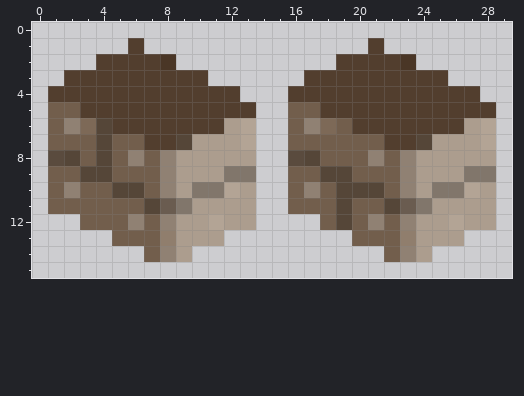
File history of a pixel-art sprite, Blud/src/blud/game/sprite/sprites/BoardsLeft.png. Above: the version before the commit.
The file is 30x16 pixels. Colours within 5 levels of each other are drawn and written as one.
Once edited:
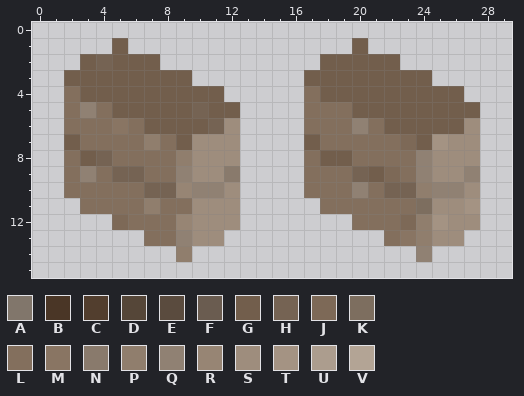
Palette (. is transparent): A #81766b  B #4a3626  C #523e2e  D #554638  E #5a4b3e  F #6a5c50  G #725e4c  H #756353  J #7d6957  K #7d6e5f  L #836f5d  M #897563  N #897a6c  P #907e6d  Q #908173  R #978574  S #9e8d7d  T #a49383  U #ac9d8e  V #b3a495
Diff:
@@ x 0..29 @@
  0 ..............................
- 1 ......C..............C........
- 2 ....CCCCB..........CCCCB......
- 3 ..CCCCCCCCC......CCCCCCCCC....
- 4 .CCCCCCCCCCCC...CCCCCCCCCCCC..
- 5 .GGCCCCCCCCCCC..GGCCCCCCCCCCC.
- 6 .GQJDCCCCCCCUV..GQJGCCCCCCCUV.
- 7 .GGGDGGCCDUUUV..GGGGGGCCDUUUV.
- 8 .EDGDGQGQUUUUU..EDGGGQGQUUUUU.
- 9 .GGDDGGGQUUUAA..GGDDGGGQUUUAA.
-10 .GQGGDDGQUAAVU..GQGDDDGQUAAVU.
-11 .GGGGGGDFAUUUU..GGGDGGDFAUUUU.
-12 ...GGGQGQUUVUU....GDGQGQUUVUU.
-13 .....GGGPUUU........GGGPUUU...
-14 .......GQU............GQU.....
+ 1 .....G..............G.........
+ 2 ...GHGGG..........GGGGG.......
+ 3 ..GGGGGGGG.......GGGGGGGG.....
+ 4 ..LGGGGGGGGG.....LGGGGGGGGG...
+ 5 ..LQLGGGGGHGG....LLLGGGGGGGG..
+ 6 ..LLLMLGGGGHS....LLLQLGGGGGS..
+ 7 ..GLLLLPLGSSS....GLLLLLJGTSS..
+ 8 ..LGHLLLLPSSS....LGGLLLLQSSS..
+ 9 ..LQLHHLLQSSN....LLLHGJLQSSQ..
+10 ..LLLLLHHRQQS....LLLQLHHPQQS..
+11 ...LLLLPLLSSS.....LLLLLLKSST..
+12 .....JLLLRSSS.......LLLJPTSS..
+13 .......LLQSS..........LMPSS...
+14 .........P..............Q.....
 15 ..............................
Boxes around the changes in both pictures, in picture pixels (x1, y1, x2, y2):
changed: (48, 38, 496, 262)
